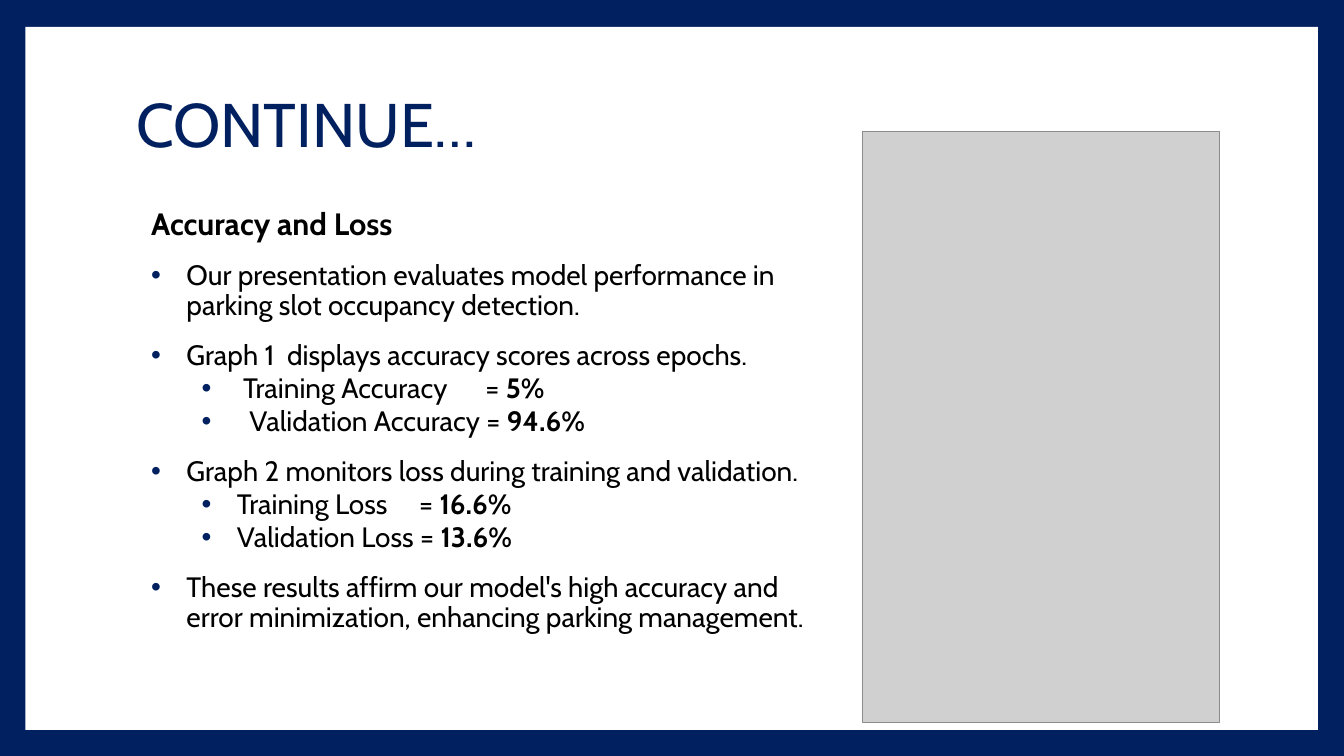
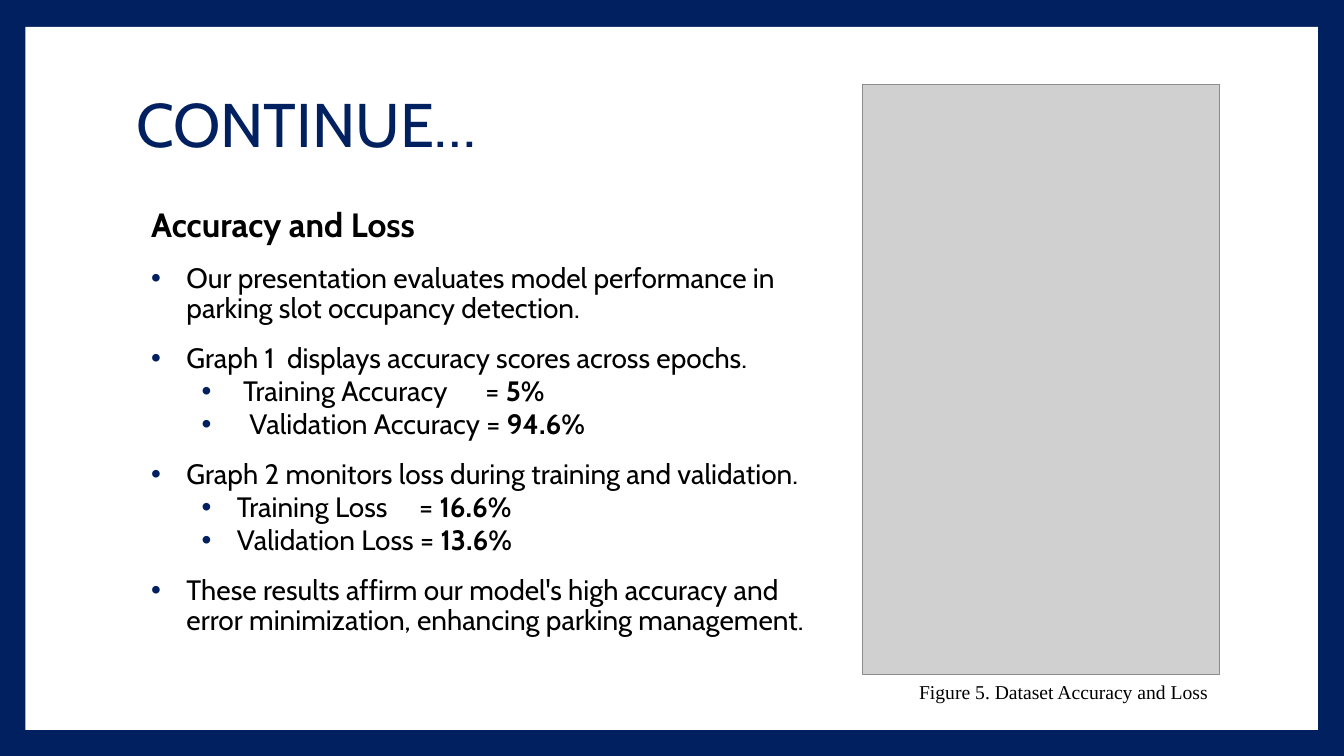
Before and after one commit to hassanarif1231/mphildata, a slide deck: slide 21 of Defence_Thesis.pptx (slide 22 before the commit). Drawn at 1344x756 pixels with LibreOffice and Linux fonts; fonts in the diff are those of the drawing; grey boxes stand for pictures. Boxes give left, top, right and bottom in pixels: in the first picture for what was removed or moved away, otherwise in the second. Text is boxed around its words. In the diff, an @@ line names an element or a change of style, - is before the commit and + after.

```diff
--- a/Defence_Thesis.pptx
+++ b/Defence_Thesis.pptx
@@ picture: place and size @@
-picture at <box>863,132,1220,723</box>
+picture at <box>863,85,1220,676</box>
@@ text at <box>151,211,415,245</box>: size 22 to 24 pt in "Accuracy and Loss" @@
@@ text added at <box>919,685,1208,704</box>, 14 pt, text #000000 @@
+Figure 5. Dataset Accuracy and Loss
```
Also in this commit, not shown: 9 other slides changed, 1 slide added, 2 slides removed.
